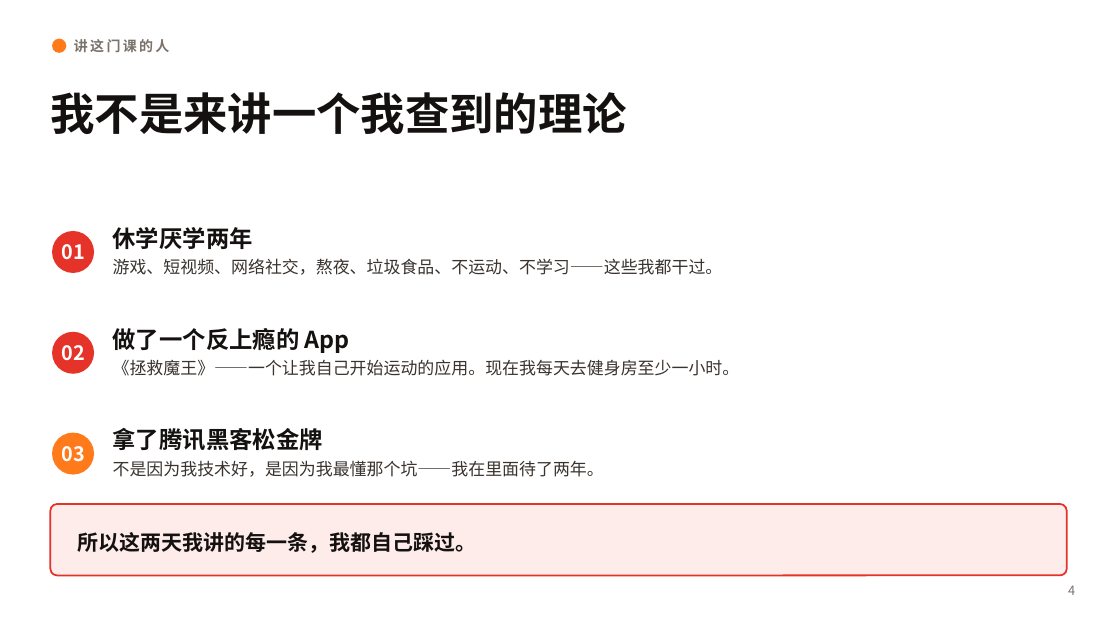
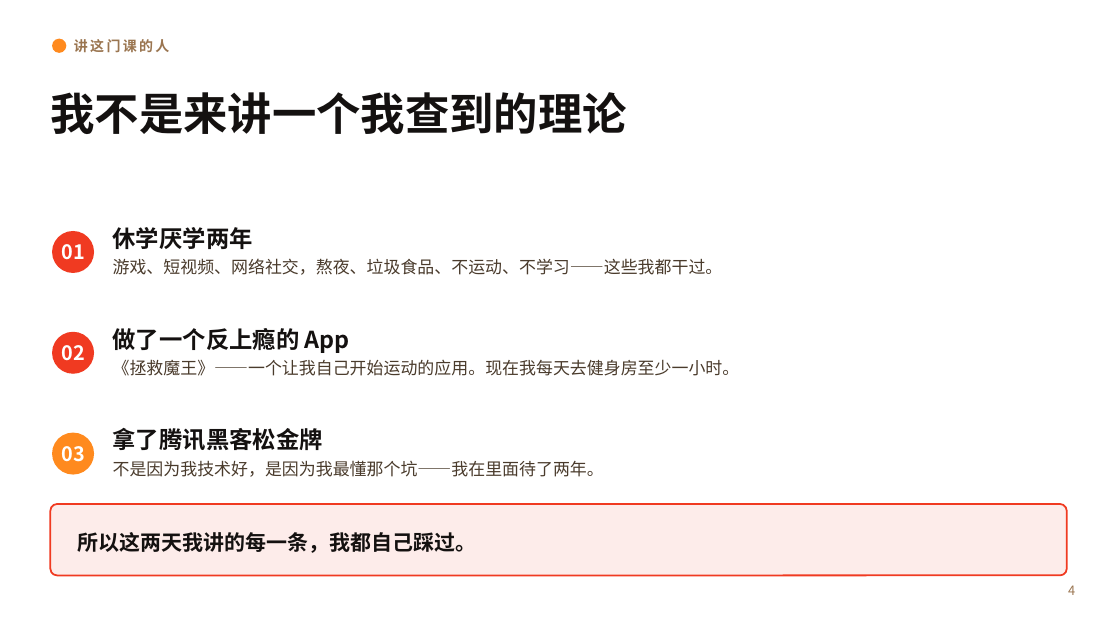
Before and after one commit to 1739467001-svg/Teenager-Guide, a slide deck: slide 5 of 上瘾自律/课件/上瘾自律_两天课件_主课件.pptx. Drawn at 1120x630 pixels with LibreOffice and Linux fonts; fonts in the diff are those of the drawing; background and template pictures are left out. Boxes give left, top, right and bottom in pixels: in the first picture for what was removed or moved away, otherwise in the second. Text is boxed around its words. In the diff, an @@ line names an element or a change of style, - is before the commit and + after.

```diff
--- a/上瘾自律/课件/上瘾自律_两天课件_主课件.pptx
+++ b/上瘾自律/课件/上瘾自律_两天课件_主课件.pptx
@@ ellipse at box(52, 39, 66, 53): fill #FF7A1A to #FF8A1E @@
@@ text "讲这门课的人" at box(74, 39, 170, 53): text colour #7A736C to #9A7550 @@
@@ text at box(113, 258, 723, 275): text colour #3A332E to #4A3B2C in "游戏、短视频、网络社交，熬夜、垃圾食品、不运动、不学习——这些我都干过。" @@
@@ text at box(113, 359, 740, 376): text colour #3A332E to #4A3B2C in "《拯救魔王》——一个让我自己开始运动的应用。现在我每天去健身房至少一小时。" @@
@@ ellipse at box(52, 433, 94, 475): fill #FF7A1A to #FF8A1E @@
@@ text at box(113, 460, 604, 477): text colour #3A332E to #4A3B2C in "不是因为我技术好，是因为我最懂那个坑——我在里面待了两年。" @@
@@ text "4" at box(1068, 585, 1075, 595): text colour #7A736C to #9A7550 @@
```
Also in this commit, not shown: 44 other slides changed, 8 other files.
